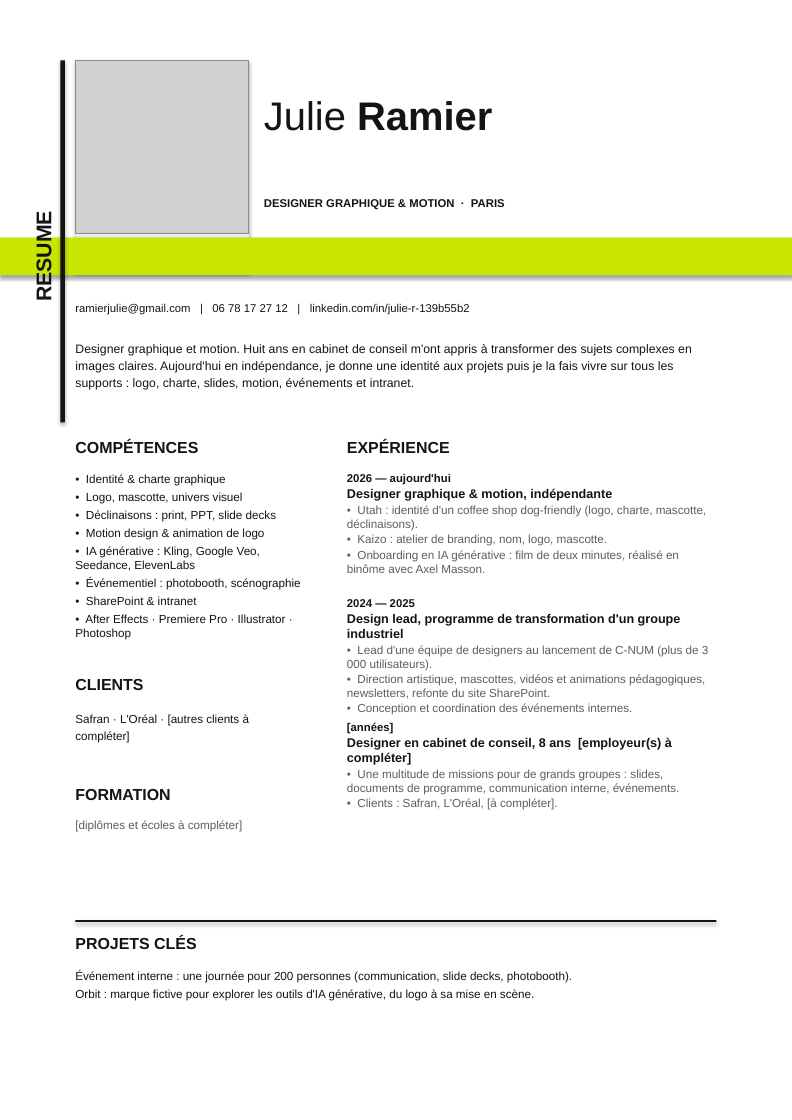
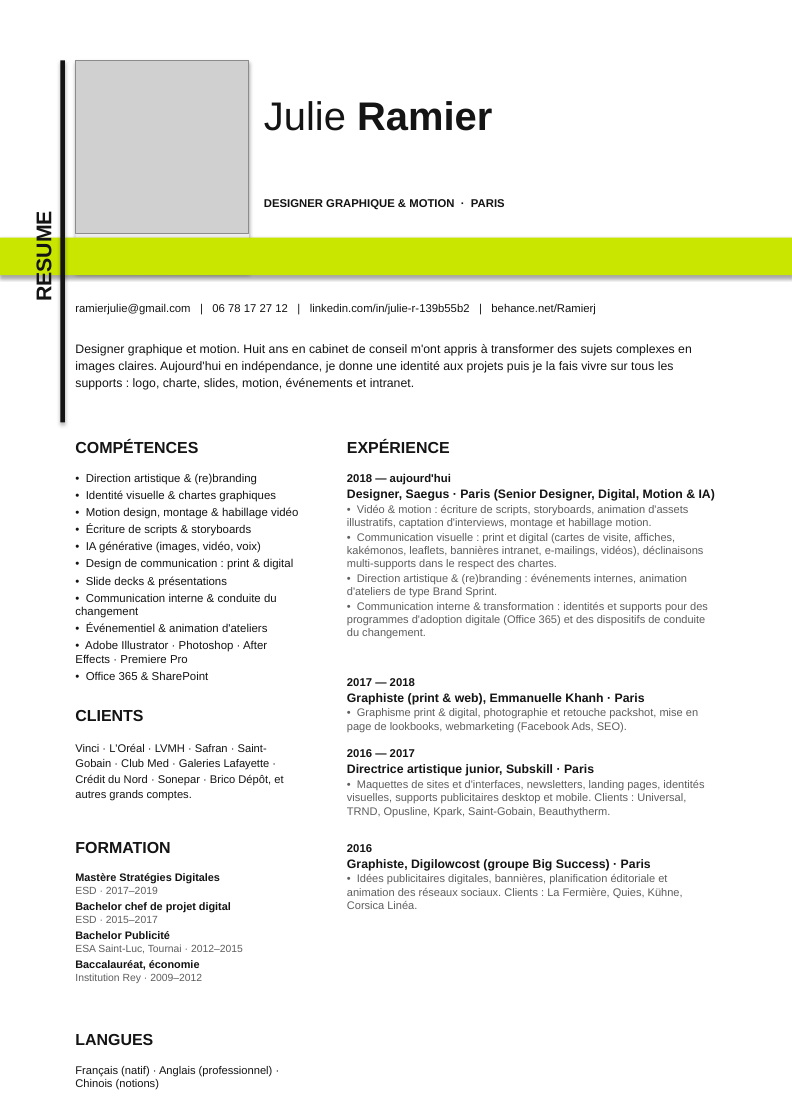
Before and after one commit to lili-r/portfolio, a slide deck: slide 1 of docs/cv-julie-ramier-avec-competences.pptx. Drawn at 792x1120 pixels with LibreOffice and Linux fonts; fonts in the diff are those of the drawing; grey boxes stand for pictures. Boxes give left, top, right and bottom in pixels: in the first picture for what was removed or moved away, otherwise in the second. Text is boxed around its words. In the diff, an @@ line names an element or a change of style, - is before the commit and + after.

```diff
--- a/docs/cv-julie-ramier-avec-competences.pptx
+++ b/docs/cv-julie-ramier-avec-competences.pptx
@@ text at bbox=[75, 304, 595, 315]: text changed @@
-ramierjulie@gmail.com | 06 78 17 27 12 | linkedin.com/in/julie-r-139b55b2
+ramierjulie@gmail.com | 06 78 17 27 12 | linkedin.com/in/julie-r-139b55b2 | behance.net/Ramierj
@@ text at bbox=[75, 473, 298, 680]: text changed; size 8.8 to 8.6 pt @@
-• Identité & charte graphique
-• Logo, mascotte, univers visuel
-• Déclinaisons : print, PPT, slide decks
-• Motion design & animation de logo
-• IA générative : Kling, Google Veo, Seedance, ElevenLabs
-• Événementiel : photobooth, scénographie
-• SharePoint & intranet
-• After Effects · Premiere Pro · Illustrator · Photoshop
+• Direction artistique & (re)branding
+• Identité visuelle & chartes graphiques
+• Motion design, montage & habillage vidéo
+• Écriture de scripts & storyboards
+• IA générative (images, vidéo, voix)
+• Design de communication : print & digital
+• Slide decks & présentations
+• Communication interne & conduite du changement
+• Événementiel & animation d'ateliers
+• Adobe Illustrator · Photoshop · After Effects · Premiere Pro
+• Office 365 & SharePoint
@@ text at bbox=[347, 473, 715, 638]: text changed; size 8.8 to 8.3 pt @@
-2026 — aujourd'hui
-Designer graphique & motion, indépendante
-• Utah : identité d'un coffee shop dog-friendly (logo, charte, mascotte, déclinaisons).
-• Kaizo : atelier de branding, nom, logo, mascotte.
-• Onboarding en IA générative : film de deux minutes, réalisé en binôme avec Axel Masson.
+2018 — aujourd'hui
+Designer, Saegus · Paris (Senior Designer, Digital, Motion & IA)
+• Vidéo & motion : écriture de scripts, storyboards, animation d'assets illustratifs, captation d'interviews, montage et habillage motion.
+• Communication visuelle : print et digital (cartes de visite, affiches, kakémonos, leaflets, bannières intranet, e-mailings, vidéos), déclinaisons multi-supports dans le respect des chartes.
+• Direction artistique & (re)branding : événements internes, animation d'ateliers de type Brand Sprint.
+• Communication interne & transformation : identités et supports pour des programmes d'adoption digitale (Office 365) et des dispositifs de conduite du changement.
@@ text removed at bbox=[347, 599, 709, 715] @@
-2024 — 2025
-Design lead, programme de transformation d'un groupe industriel
-• Lead d'une équipe de designers au lancement de C-NUM (plus de 3 000 utilisateurs).
-• Direction artistique, mascottes, vidéos et animations pédagogiques, newsletters, refonte du site SharePoint.
-• Conception et coordination des événements internes.
@@ text added at bbox=[347, 678, 698, 732], 8.3 pt, text #5E5E5E @@
+2017 — 2018
+Graphiste (print & web), Emmanuelle Khanh · Paris
+• Graphisme print & digital, photographie et retouche packshot, mise en page de lookbooks, webmarketing (Facebook Ads, SEO).
@@ text "CLIENTS": place and size @@
-text "CLIENTS" at bbox=[75, 679, 143, 690]
+text "CLIENTS" at bbox=[75, 710, 143, 721]
@@ text at bbox=[75, 744, 283, 800]: text changed; size 8.8 to 8.4 pt @@
-Safran · L'Oréal · [autres clients à compléter]
+Vinci · L'Oréal · LVMH · Safran · Saint-Gobain · Club Med · Galeries Lafayette · Crédit du Nord · Sonepar · Brico Dépôt, et autres grands comptes.
@@ text removed at bbox=[347, 722, 680, 810] @@
-[années]
-Designer en cabinet de conseil, 8 ans [employeur(s) à compléter]
-• Une multitude de missions pour de grands groupes : slides, documents de programme, communication interne, événements.
-• Clients : Safran, L'Oréal, [à compléter].
@@ text added at bbox=[347, 749, 704, 817], 8.3 pt, text #5E5E5E @@
+2016 — 2017
+Directrice artistique junior, Subskill · Paris
+• Maquettes de sites et d'interfaces, newsletters, landing pages, identités visuelles, supports publicitaires desktop et mobile. Clients : Universal, TRND, Opusline, Kpark, Saint-Gobain, Beauthytherm.
@@ text "FORMATION": place and size @@
-text "FORMATION" at bbox=[75, 789, 170, 800]
+text "FORMATION" at bbox=[75, 842, 170, 853]
@@ text added at bbox=[347, 844, 683, 909], 8.3 pt, text #5E5E5E @@
+2016
+Graphiste, Digilowcost (groupe Big Success) · Paris
+• Idées publicitaires digitales, bannières, planification éditoriale et animation des réseaux sociaux. Clients : La Fermière, Quies, Kühne, Corsica Linéa.
@@ text at bbox=[75, 873, 243, 983]: text changed; size 8.8 to 8.2 pt; text colour #5E5E5E to #141414; bold on @@
-[diplômes et écoles à compléter]
+Mastère Stratégies Digitales
+ESD · 2017–2019
+Bachelor chef de projet digital
+ESD · 2015–2017
+Bachelor Publicité
+ESA Saint-Luc, Tournai · 2012–2015
+Baccalauréat, économie
+Institution Rey · 2009–2012
@@ rectangle removed at bbox=[76, 920, 716, 922] @@
@@ text removed at bbox=[75, 936, 197, 949] @@
-PROJETS CLÉS
@@ text removed at bbox=[75, 971, 572, 1001] @@
-Événement interne : une journée pour 200 personnes (communication, slide decks, photobooth).
-Orbit : marque fictive pour explorer les outils d'IA générative, du logo à sa mise en scène.
@@ text added at bbox=[75, 1034, 153, 1045], 12 pt, text #141414, bold @@
+LANGUES
@@ text added at bbox=[75, 1066, 273, 1090], 8.4 pt, text #141414 @@
+Français (natif) · Anglais (professionnel) · Chinois (notions)
```
Also in this commit, not shown: 1 other file.
